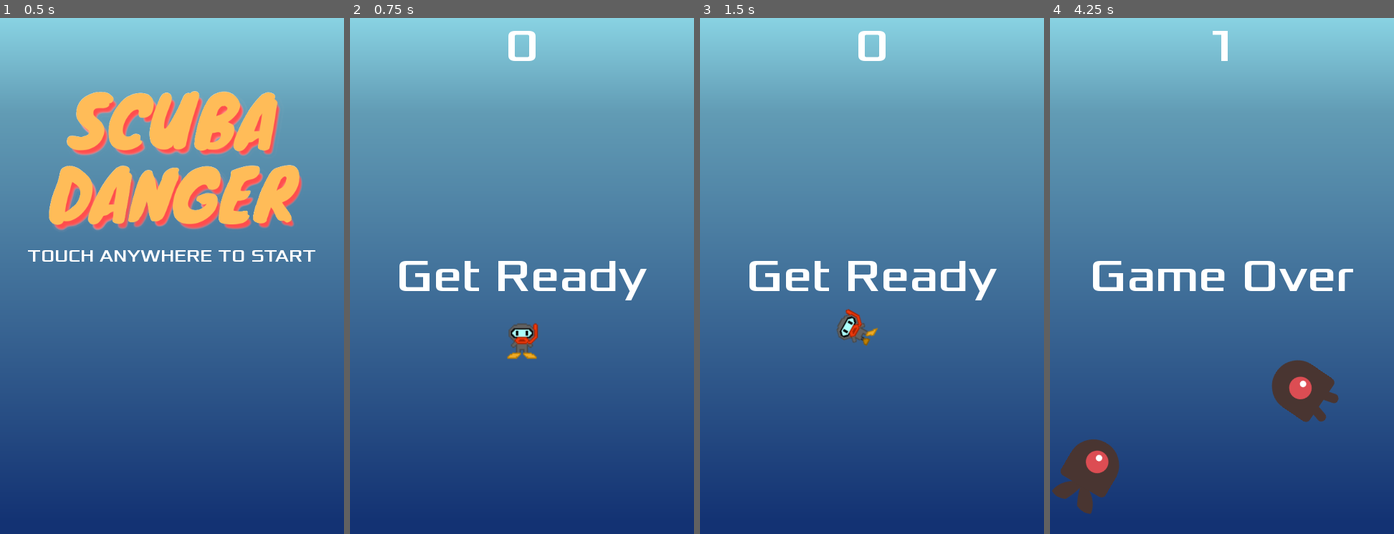
Above: before the commit, frames 1-4 (left to right).
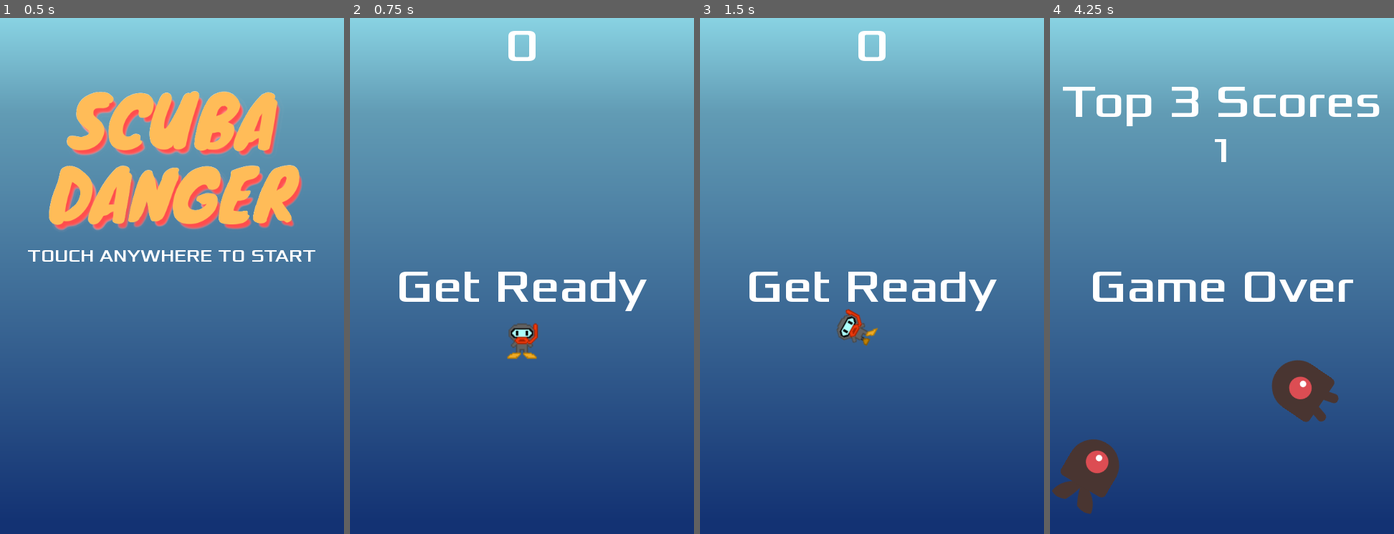
Above: after the commit, the same moments.

Repository: dhAlcojor/dodge
Game: Godot game, scene res://SplashScene.tscn
Same seed, same stepped clock (60 frames per second), same inputs: the game is played once before the commit and once after it.
Inputs (mouse positions are in pixels of both pictures, inside the frame that each line leads up to):
- Up to frame 1 (0.5 s): no input
- Up to frame 2 (0.75 s): tap Enter at 0.5 s; move the mouse to (597, 250) at 0.52 s; click (597, 250) at 0.67 s
- Up to frame 3 (1.5 s): tap Space at 1.25 s; move the mouse to (803, 301) at 1.27 s; click (803, 301) at 1.42 s
- Up to frame 4 (4.25 s): tap Enter at 2 s; move the mouse to (1256, 162) at 2.02 s; click (1256, 162) at 2.17 s; move the mouse to (1204, 379) at 2.77 s; click (1204, 379) at 2.92 s; move the mouse to (1325, 353) at 3.52 s; click (1325, 353) at 3.67 s

Frame 1 is identical in both runs. In frame 2, 2.2% of the frame differs, in the area x 14-87%, y 47-57%; in frame 3, 2.2%; in frame 4, 4.2%, in the area x 3-96%, y 2-55%.

Commit message:
Show high scores when the game is over

Diff:
--- a/HUD.gd
+++ b/HUD.gd
@@ -1,20 +1,8 @@
 extends CanvasLayer
-
-signal start_game
-
-
-# Called when the node enters the scene tree for the first time.
-func _ready():
-  pass # Replace with function body.
 
 
 func _on_MessageTimer_timeout() -> void:
   $Message.hide()
-
-
-#func _on_StartButton_pressed() -> void:
-  #$StartButton.hide()
-  #emit_signal('start_game')
 
 
 func show_message(text):
@@ -39,5 +27,29 @@
   $ScoreLabel.text = str(score)
 
 
-func hideInstructions():
+func hide_instructions():
   $Instructions.hide()
+
+
+func show_high_scores(high_scores: Array):
+  var high_scores_text = ''
+  for score in high_scores:
+    high_scores_text += str(score) + "\n"
+
+  $HighScoresLabel.text = high_scores_text
+
+  $HighScoresTitle.show()
+  $HighScoresLabel.show()
+
+
+func hide_high_scores():
+  $HighScoresTitle.hide()
+  $HighScoresLabel.hide()
+
+
+func hide_score():
+  $ScoreLabel.hide()
+
+
+func show_score():
+  $ScoreLabel.show()
--- a/HUD.tscn
+++ b/HUD.tscn
@@ -1,10 +1,14 @@
-[gd_scene load_steps=5 format=2]
+[gd_scene load_steps=6 format=2]
 
 [ext_resource path="res://fonts/Xolonium-Regular.ttf" type="DynamicFontData" id=1]
 [ext_resource path="res://HUD.gd" type="Script" id=2]
 
 [sub_resource type="DynamicFont" id=1]
 size = 64
+font_data = ExtResource( 1 )
+
+[sub_resource type="DynamicFont" id=3]
+size = 48
 font_data = ExtResource( 1 )
 
 [sub_resource type="DynamicFont" id=2]
@@ -20,6 +24,33 @@
 margin_bottom = 78.0
 custom_fonts/font = SubResource( 1 )
 text = "0"
+align = 1
+__meta__ = {
+"_edit_use_anchors_": false
+}
+
+[node name="HighScoresTitle" type="Label" parent="."]
+visible = false
+anchor_right = 1.0
+margin_top = 78.0
+margin_right = 3.05176e-05
+margin_bottom = 156.0
+custom_fonts/font = SubResource( 1 )
+text = "Top 3 Scores"
+align = 1
+__meta__ = {
+"_edit_use_anchors_": false
+}
+
+[node name="HighScoresLabel" type="Label" parent="."]
+visible = false
+anchor_right = 1.0
+margin_top = 156.0
+margin_bottom = 336.0
+custom_fonts/font = SubResource( 3 )
+text = "10
+8
+6"
 align = 1
 __meta__ = {
 "_edit_use_anchors_": false
@@ -43,12 +74,15 @@
 anchor_top = 0.5
 anchor_right = 1.0
 anchor_bottom = 0.5
-margin_top = -39.0
-margin_bottom = 39.0
+margin_top = -24.0
+margin_bottom = 135.0
 custom_fonts/font = SubResource( 1 )
 text = "Dodge the Creeps!"
 align = 1
 autowrap = true
+__meta__ = {
+"_edit_use_anchors_": false
+}
 
 [node name="MessageTimer" type="Timer" parent="."]
 wait_time = 2.0
--- a/Main.gd
+++ b/Main.gd
@@ -3,10 +3,12 @@
 export (PackedScene) var Mob
 var score
 var game_started = false
+var high_scores = []
 
 
 # Called when the node enters the scene tree for the first time.
 func _ready():
+  load_high_scores()
   randomize()
   new_game()
 
@@ -17,10 +19,13 @@
 
 
 func game_over():
+  save_high_scores()
+  $HUD.hide_score()
+  $HUD.show_high_scores(high_scores)
   $ScoreTimer.stop()
   $MobTimer.stop()
-  yield($HUD.show_game_over(), 'completed')
-  get_tree().call_group('mobs', 'queue_free')
+  yield($HUD.show_game_over(), 'completed') # Wait until show_game_over() has finished
+  get_tree().call_group('mobs', 'queue_free') # Remove all enemies
   $Music.stop()
   $DeathSound.play()
   game_started = false
@@ -28,11 +33,13 @@
 
 func new_game():
   score = 0
+  $HUD.show_score()
   $Player.start($StartPosition.position)
   $StartTimer.start()
   game_started = true
   $HUD.update_score(score)
-  $HUD.hideInstructions()
+  $HUD.hide_instructions()
+  $HUD.hide_high_scores()
   $HUD.show_message('Get Ready')
   $Music.play()
 
@@ -63,3 +70,35 @@
 func _on_StartTimer_timeout():
   $MobTimer.start()
   $ScoreTimer.start()
+
+
+func save_high_scores():
+  print('high scores before:', high_scores, score)
+  if high_scores.has(score): # If the new score is already a high score, do nothing
+    return
+
+  high_scores.append(score)
+  high_scores.sort()
+  high_scores.invert()
+
+  # We're only storing the top 3 scores, for now
+  if high_scores.size() > 3:
+    high_scores.pop_back()
+
+  print('high scores after: ', high_scores)
+
+  var save_game = File.new()
+  save_game.open('user://savegame.save', File.WRITE)
+  save_game.store_line(to_json(high_scores))
+  save_game.close()
+
+func load_high_scores():
+  var save_game = File.new()
+  save_game.open('user://savegame.save', File.READ)
+  high_scores = parse_json(save_game.get_line())
+  if high_scores == null:
+    high_scores = []
+
+  print('high scores: ', high_scores)
+
+  save_game.close()
